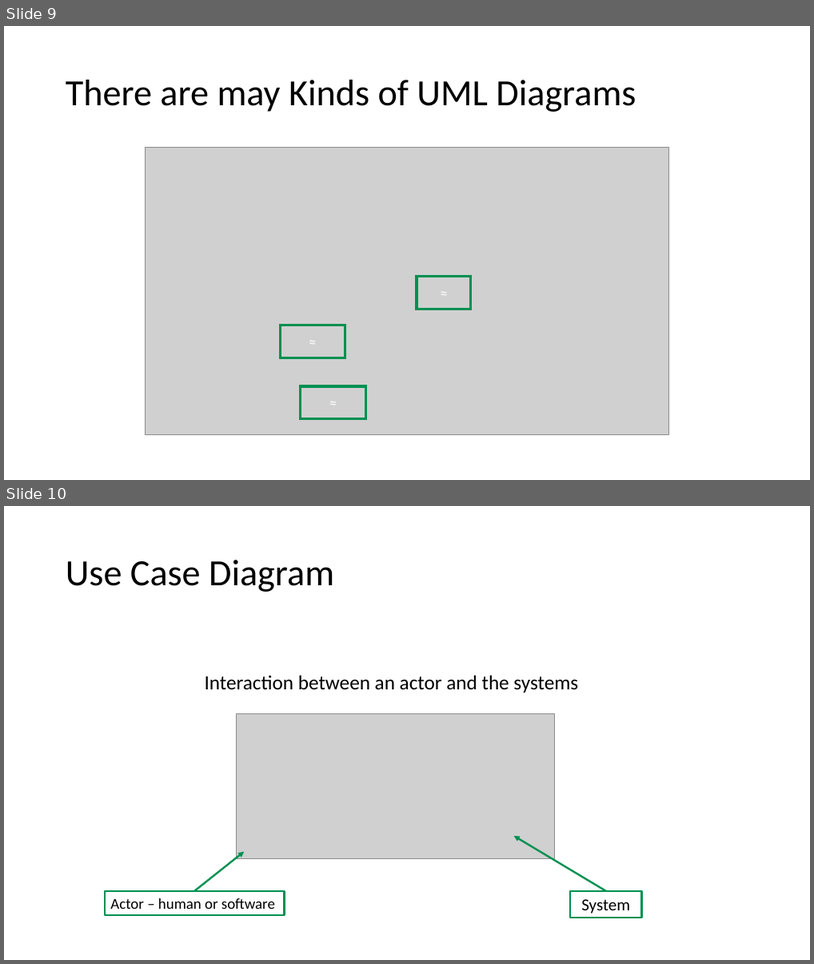
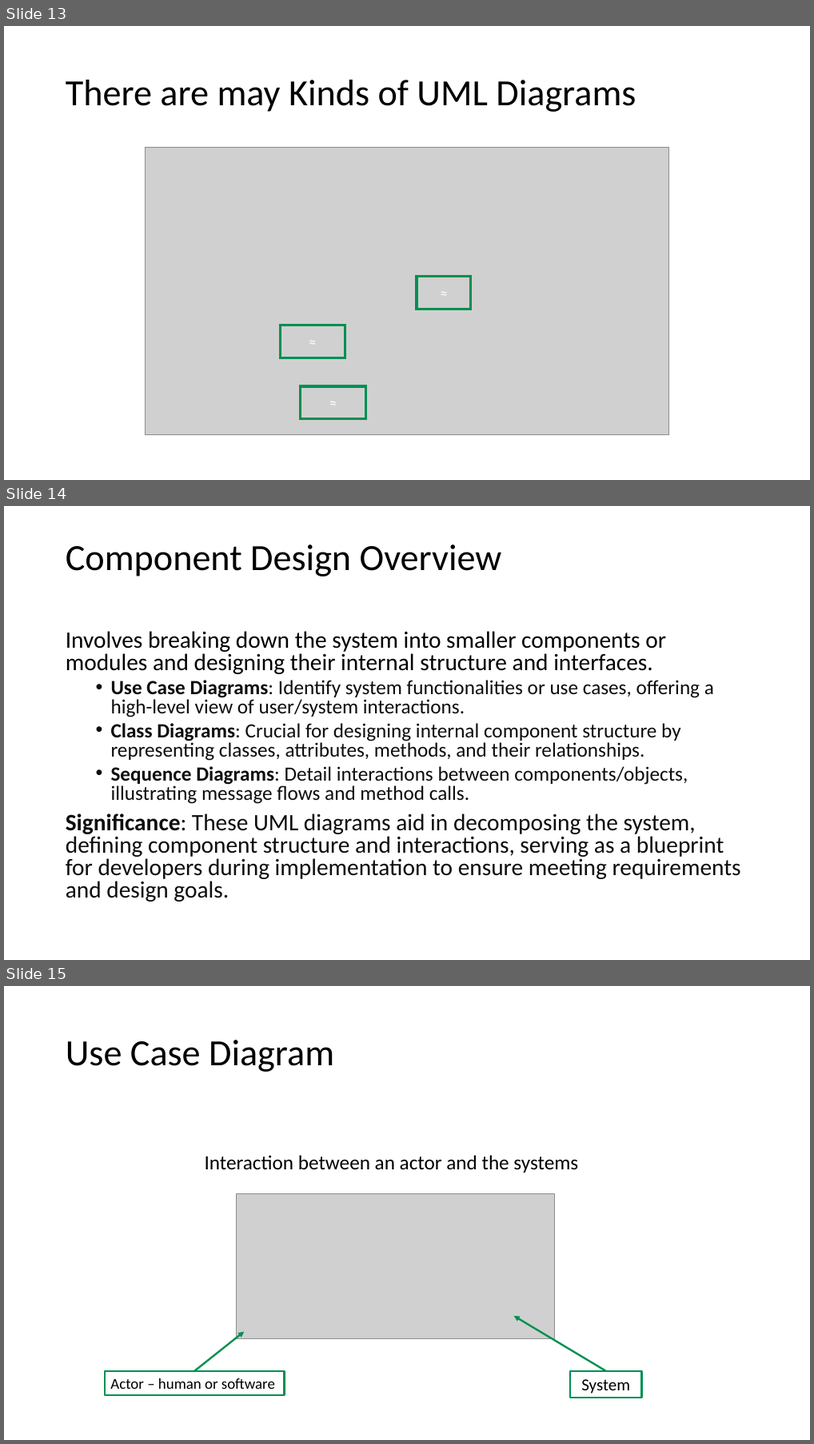
Before and after one commit to johnxu21/johnxu21.github.io, a slide deck: teaching/CS472/Timetable/OOD-V2.pptx. Shown one above the other, each under a label of ours: slides 9 and 10 before the commit, slides 13, 14 and 15 after it. The pictures are 814x964 and 814x1444 pixels, drawn with LibreOffice and Linux fonts; fonts in the diff are those of the drawing; grey boxes stand for pictures. Boxes give left, top, right and bottom in pixels: in the first picture for what was removed or moved away, otherwise in the second. Text is boxed around its words. In the diff, an @@ line names an element or a change of style, - is before the commit and + after.

```diff
--- a/teaching/CS472/Timetable/OOD-V2.pptx
+++ b/teaching/CS472/Timetable/OOD-V2.pptx
@@ slide 14 added at box(4, 506, 810, 960), background #FFFFFF @@
@@ title added at box(66, 544, 502, 576), 44 pt, text #000000 @@
+Component Design Overview
@@ text added at box(66, 631, 742, 901), 24 pt, text #0D0D0D @@
+Involves breaking down the system into smaller components or modules and designing their internal structure and interfaces.
+  • Use Case Diagrams: Identify system functionalities or use cases, offering a high-level view of user/system interactions.
+  • Class Diagrams: Crucial for designing internal component structure by representing classes, attributes, methods, and their relationships.
+  • Sequence Diagrams: Detail interactions between components/objects, illustrating message flows and method calls.
+Significance: These UML diagrams aid in decomposing the system, defining component structure and interactions, serving as a blueprint for developers during implementation to ensure meeting requirements and design goals.
@@ what was slide 9 is now slide 13 @@
@@ what was slide 10 is now slide 15 @@
```
Also in this commit, not shown: 6 slides changed, 6 other slides added, 5 slides removed, 1 other file.
